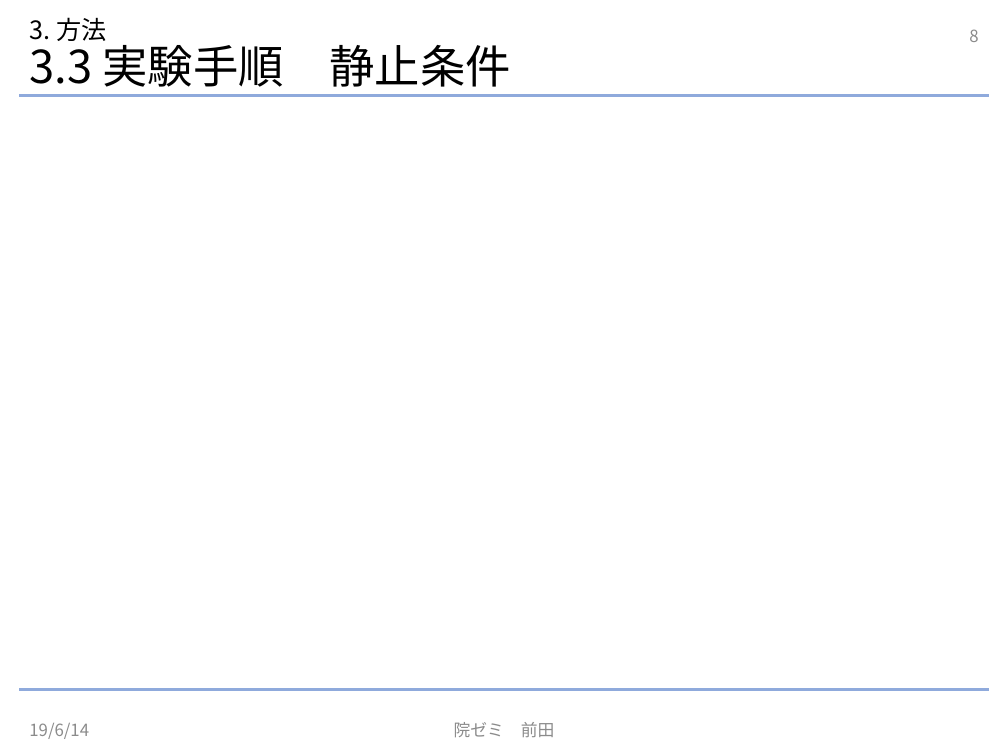
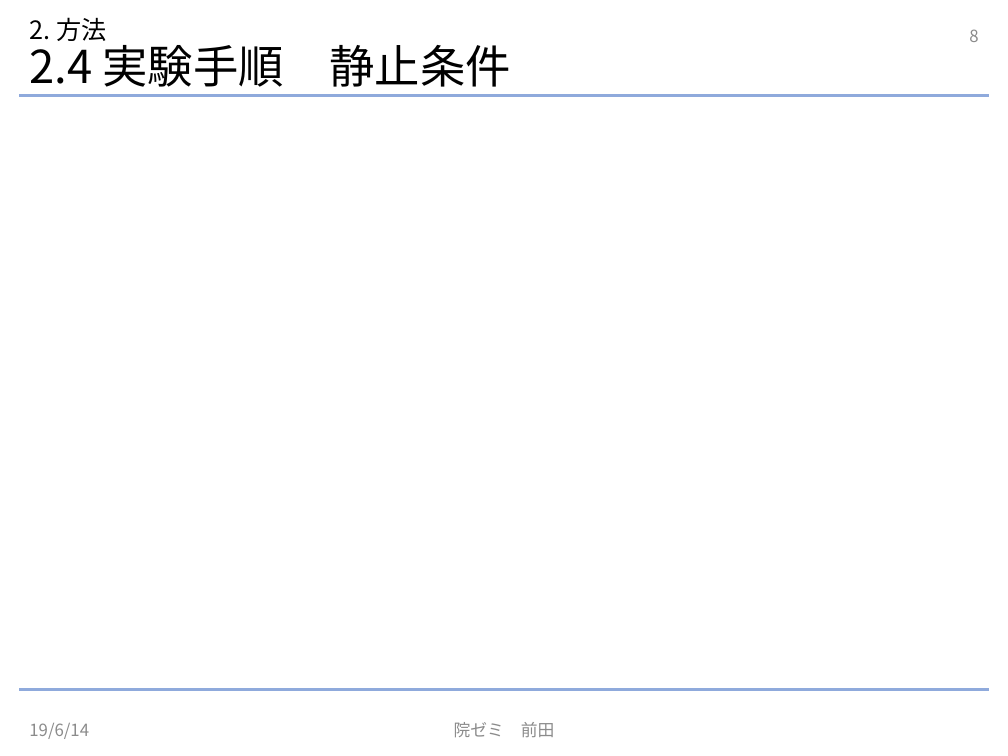
Before and after one commit to NephilimK/insemi190614, a slide deck: slide 8 of InSemi190614.pptx. Drawn at 1008x756 pixels with LibreOffice and Linux fonts; fonts in the diff are those of the drawing; grey boxes stand for pictures. Boxes give left, top, right and bottom in pixels: in the first picture for what was removed or moved away, otherwise in the second. Text is boxed around its words. In the diff, an @@ line names an element or a change of style, - is before the commit and + after.

```diff
--- a/InSemi190614.pptx
+++ b/InSemi190614.pptx
@@ title at [29,17,510,95]: text changed @@
-3. 方法
-3.3 実験手順 静止条件
+2. 方法
+2.4 実験手順 静止条件
```
Also in this commit, not shown: 9 other slides changed, 1 other file.
